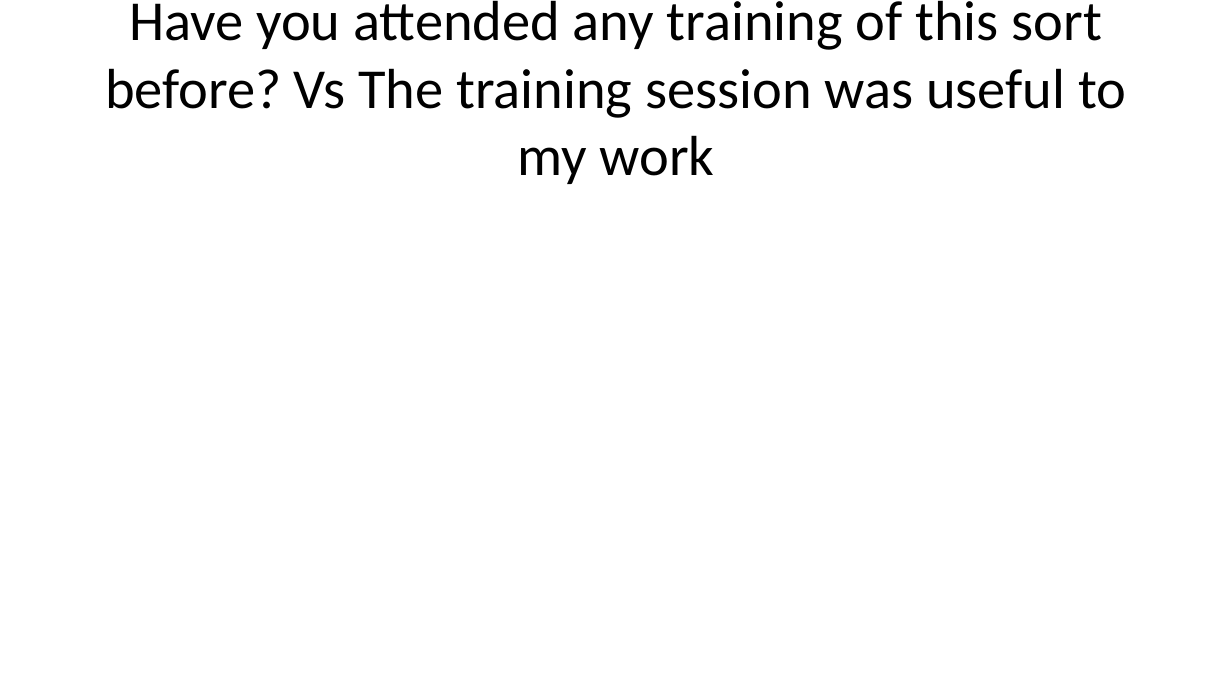
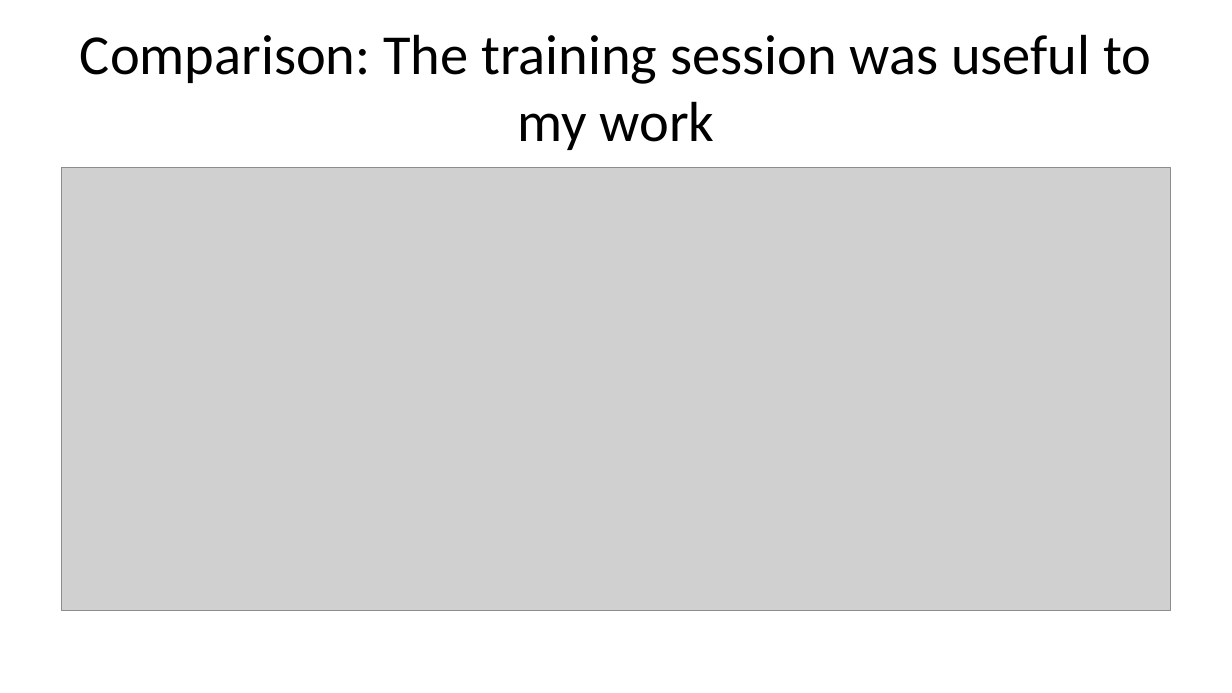
Before and after one commit to Harry6234/Data-Analyis-on-Refresher-Training, a slide deck: slide 6 of data_report.pptx (slide 3 before the commit). Drawn at 1232x693 pixels with LibreOffice and Linux fonts; fonts in the diff are those of the drawing; grey boxes stand for pictures. Boxes give left, top, right and bottom in pixels: in the first picture for what was removed or moved away, otherwise in the second. Text is boxed around its words. In the diff, an @@ line names an element or a change of style, - is before the commit and + after.

```diff
--- a/data_report.pptx
+++ b/data_report.pptx
@@ title at [80,34,1151,150]: text changed @@
-Have you attended any training of this sort before? Vs The training session was useful to my work
+Comparison: The training session was useful to my work
@@ picture added at [62,168,1170,611] @@
```
Also in this commit, not shown: 4 other slides changed, 19 slides added, 4 slides removed, 2 other files.
